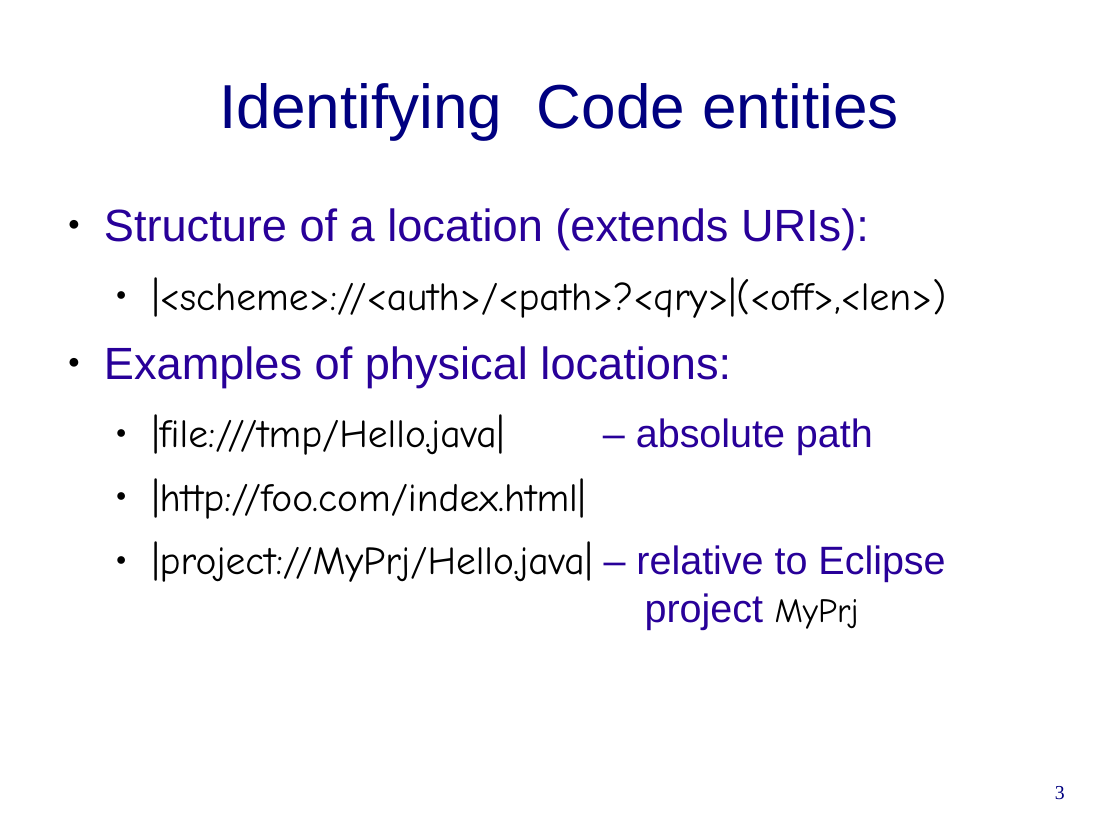
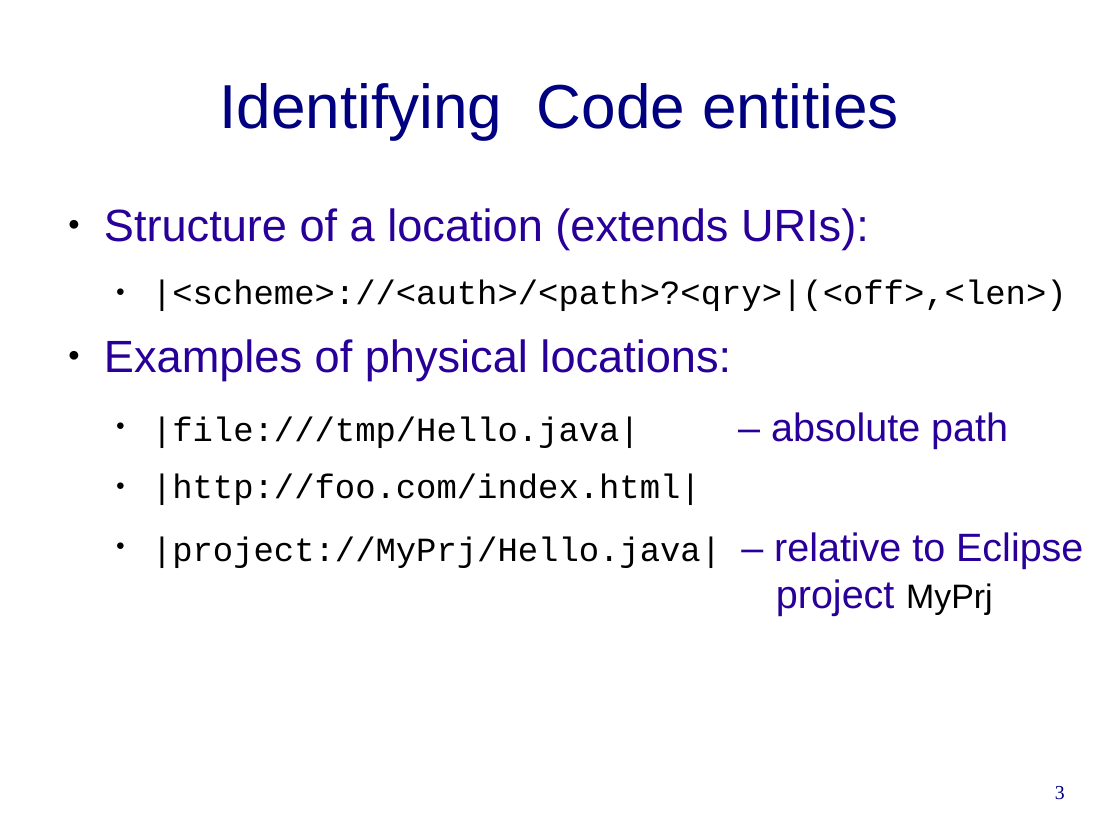
Before and after one commit to cwi-swat/rascal-course-pldi-2015, a slide deck: slide 3 of presentations/M3-overview.odp. Drawn at 1120x840 pixels with LibreOffice and Linux fonts; fonts in the diff are those of the drawing; background and template pictures are left out. Boxes give left, top, right and bottom in pixels: in the first picture for what was removed or moved away, otherwise in the second. Text is boxed around its words. In the diff, an @@ line names an element or a change of style, - is before the commit and + after.

```diff
--- a/presentations/M3-overview.odp
+++ b/presentations/M3-overview.odp
@@ text at (152, 279, 1083, 616): size 28 to 24 pt, font Comic Neue to Courier New in "|<scheme>://<auth>/<path>?<qry>|(<off>,<len>)", "|file:///tmp/Hello.java|", "|http://foo.com/index.html|", "|project://MyPrj/Hello.java|"; font Comic Neue to Arial in "MyPrj" @@
```
Also in this commit, not shown: 7 other slides changed, 3 slides added, 1 slide removed.
